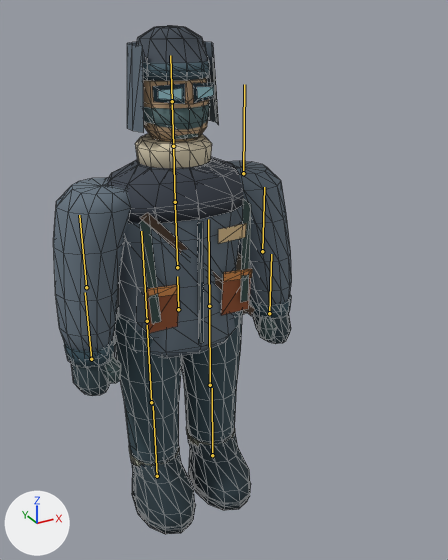
An edit to the glTF model public/models/bandit-frost.glb, drawn before and after from the same camera.
Rendered twice from a 50 mm camera at (-1.03, -2.3, 2.27) aimed at (0.11, -0.21, 1.22). The axes (+X, +Y, +Z) are drawn at lower left. The lights are the same throughout. The picture after the commit comes second. The bones that change, and the others that lie on the model, are drawn over the model as lines. Mesh edges are drawn as thin lines.

In view in the first picture: 'Wayfarer_clothing'.
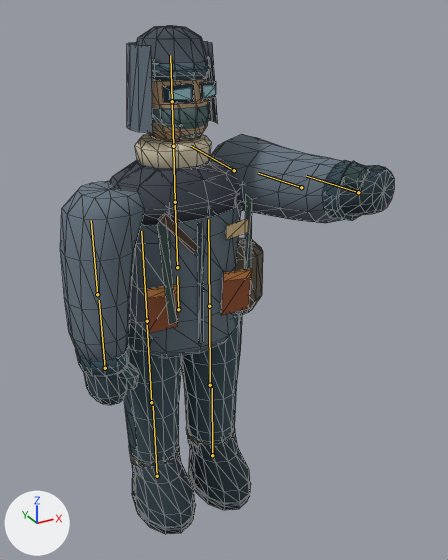
The newer file adds an action. The first version stands in its rest pose; the second is drawn at frame 5 of the action 'punch'.

Diff of the bpy script that builds the scene:
```diff
--- a/public/models/bandit-frost.glb.py
+++ b/public/models/bandit-frost.glb.py
@@ bone_chest @@
 bone_chest = bpy.data.objects['bandit-frost'].pose.bones['Chest']  # child of 'Spine'
-bone_chest.rotation_quaternion = (1.0, 0.0, 0.0, 0.0)  # degrees (0, 0, 0)
+bone_chest.rotation_quaternion = (0.992, 0.0, 0.108, 0.0)  # degrees (0, 12, 0)
@@ bone_armr @@
 bone_armr = bpy.data.objects['bandit-frost'].pose.bones['ArmR']  # child of 'Chest'
-bone_armr.rotation_quaternion = (1.0, 0.0, 0.0, 0.0)  # degrees (0, 0, 0)
+bone_armr.rotation_quaternion = (0.747, -0.652, -0.033, -0.037)  # degrees (-82, -6, -1)
@@ bone_elbowr @@
 bone_elbowr = bpy.data.objects['bandit-frost'].pose.bones['ElbowR']  # child of 'ArmR'
-bone_elbowr.rotation_quaternion = (1.0, 0.0, 0.0, 0.0)  # degrees (0, 0, 0)
+bone_elbowr.rotation_quaternion = (0.989, -0.062, 0.0, 0.0)  # degrees (-7, 0, 0)
```

Changed parts and their boxes (x1, y1, x2, y2) in the pictures (448 x 560 px):
'Wayfarer_clothing', posed (40% wider): before (53, 26, 292, 534); after (60, 26, 394, 534)
bone 'ArmR', root to tip: before (243, 173) to (244, 84); after (234, 170) to (191, 146)
bone 'ElbowR', root to tip: before (262, 251) to (264, 187); after (301, 187) to (258, 173)
